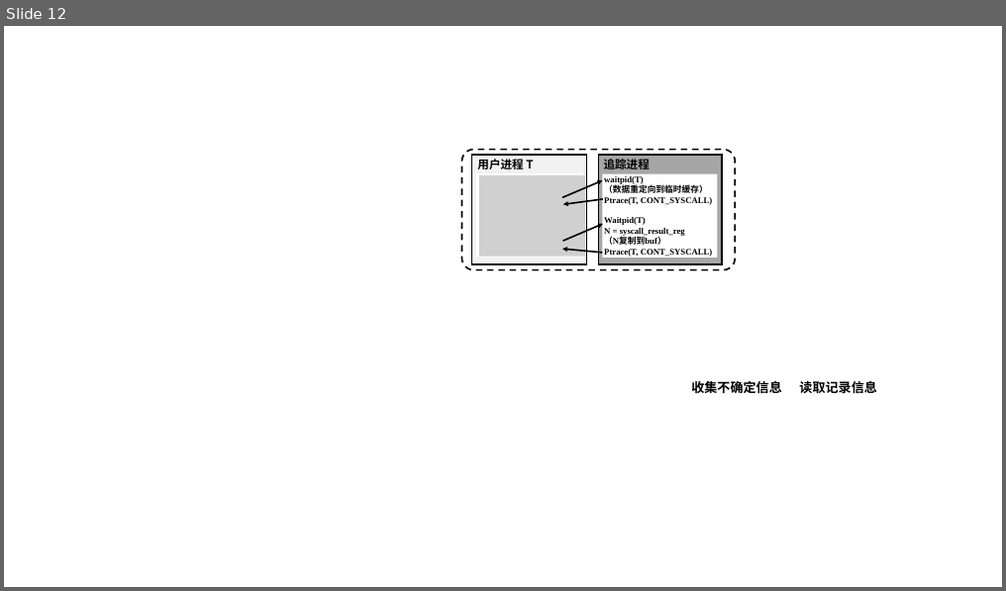
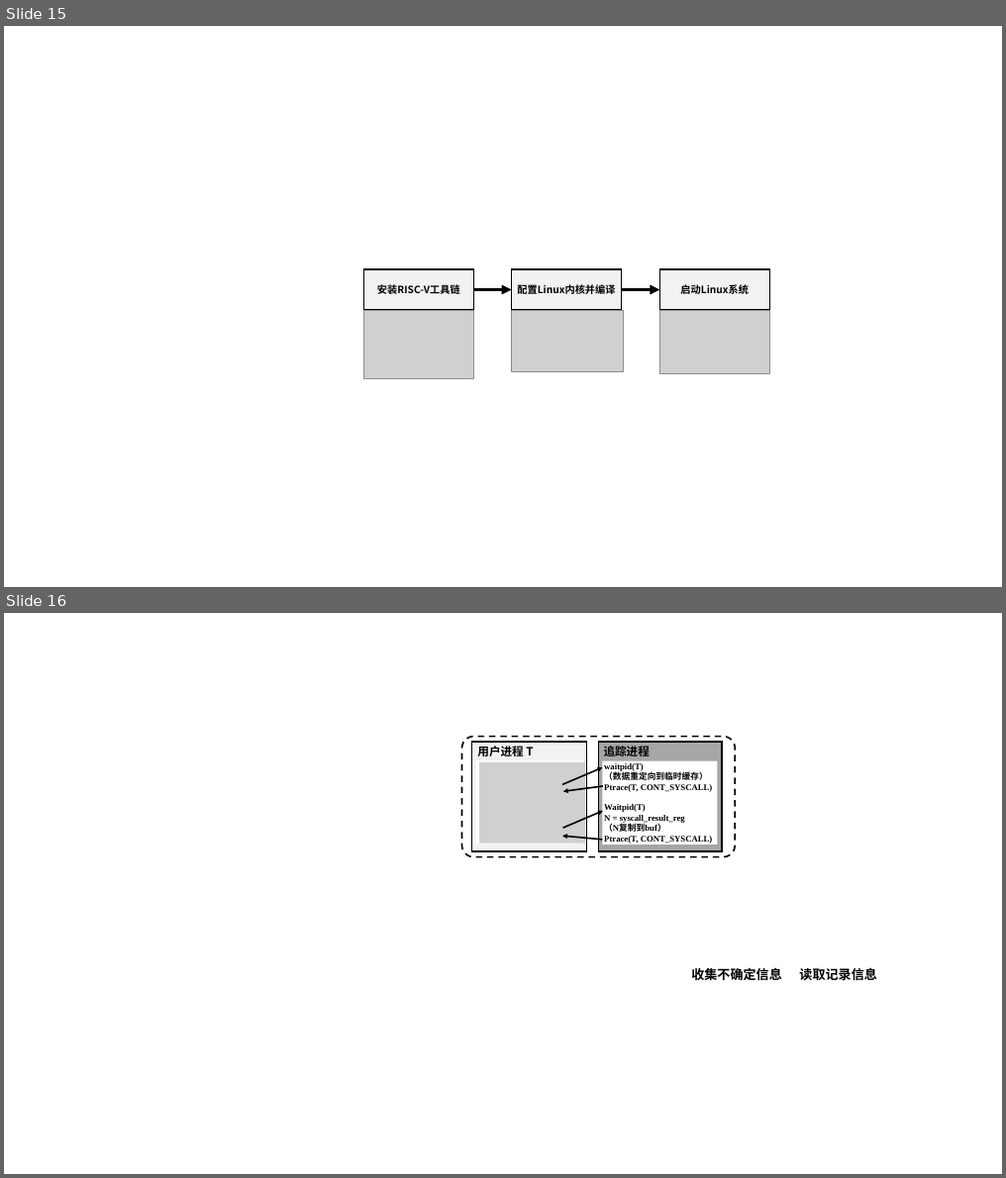
Before and after one commit to Cu1Ao/HelpMe, a slide deck: 插图.pptx. Shown one above the other, each under a label of ours: slide 12 before the commit, slides 15 and 16 after it. The pictures are 1006x591 and 1006x1178 pixels, drawn with LibreOffice and Linux fonts; fonts in the diff are those of the drawing; grey boxes stand for pictures. Boxes give left, top, right and bottom in pixels: in the first picture for what was removed or moved away, otherwise in the second. Text is boxed around its words. In the diff, an @@ line names an element or a change of style, - is before the commit and + after.

```diff
--- a/插图.pptx
+++ b/插图.pptx
@@ slide 15 added at <box>4,26,1002,587</box>, background #FFFFFF @@
@@ rectangle added at <box>363,270,473,310</box>, fill #F2F2F2, outline #000000 1.75 pt, 14 pt, text #000000, bold @@
+安装RISC-V工具链
@@ arrow added from (473, 289) to (511, 289), #000000 4.5 pt @@
@@ rectangle added at <box>511,270,621,310</box>, fill #F2F2F2, outline #000000 1.75 pt, 14 pt, text #000000, bold @@
+配置Linux内核并编译
@@ arrow added from (621, 289) to (659, 289), #000000 4.5 pt @@
@@ rectangle added at <box>659,270,769,310</box>, fill #F2F2F2, outline #000000 1.75 pt, 14 pt, text #000000, bold @@
+启动Linux系统
@@ picture added at <box>363,310,473,378</box> @@
@@ picture added at <box>511,310,623,372</box> @@
@@ picture added at <box>659,310,769,373</box> @@
@@ what was slide 12 is now slide 16 @@
```
Also in this commit, not shown: 1 slide changed, 4 other slides added, 1 slide removed, 22 other files.
